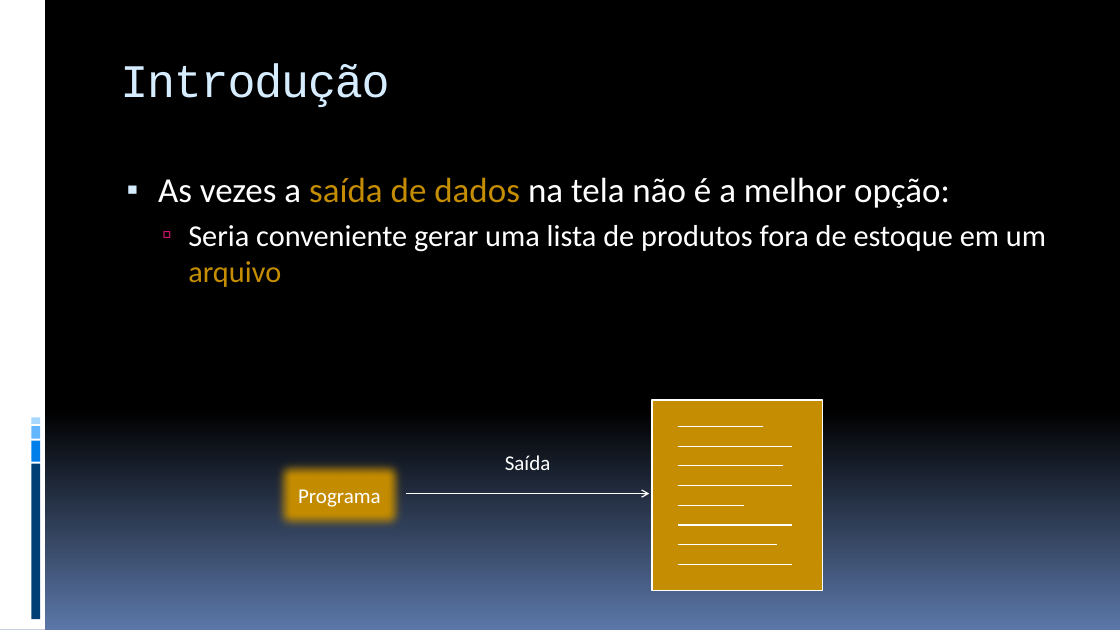
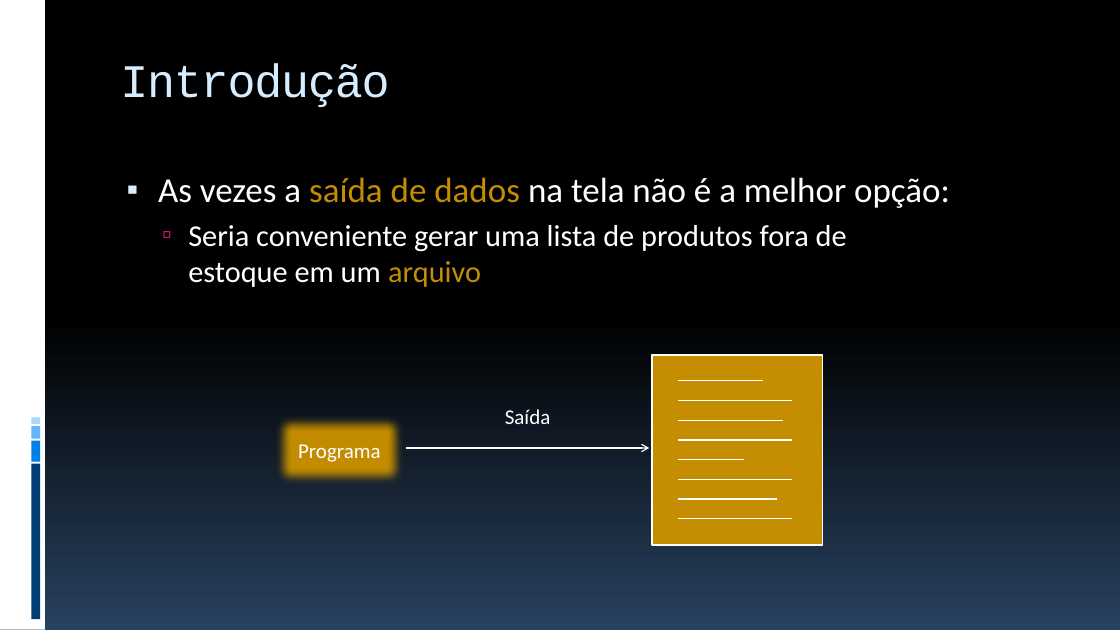
Before and after one commit to JudsonSS/ProgComp, a slide deck: slide 4 of Slides/23. Arquivos Texto.pptx. Drawn at 1120x630 pixels with LibreOffice and Linux fonts; fonts in the diff are those of the drawing. Boxes give left, top, right and bottom in pixels: in the first picture for what was removed or moved away, otherwise in the second. Text is boxed around its words. In the diff, an @@ line names an element or a change of style, - is before the commit and + after.

```diff
--- a/Slides/23. Arquivos Texto.pptx
+++ b/Slides/23. Arquivos Texto.pptx
@@ background gradient #000000 to #5B77A8 to gradient #000000 to #28415E @@
@@ text "As vezes a saída de ..." rewrapped from (158, 177, 1046, 287) to (158, 177, 950, 287) @@
@@ 8 lines, 2 rectangles, 1 text, 1 arrow: place and size @@
-8 lines, 2 rectangles, 1 text, 1 arrow at (271, 401, 823, 592)
+8 lines, 2 rectangles, 1 text, 1 arrow at (271, 355, 823, 545)
```
Also in this commit, not shown: 38 other slides changed, 3 other files.
